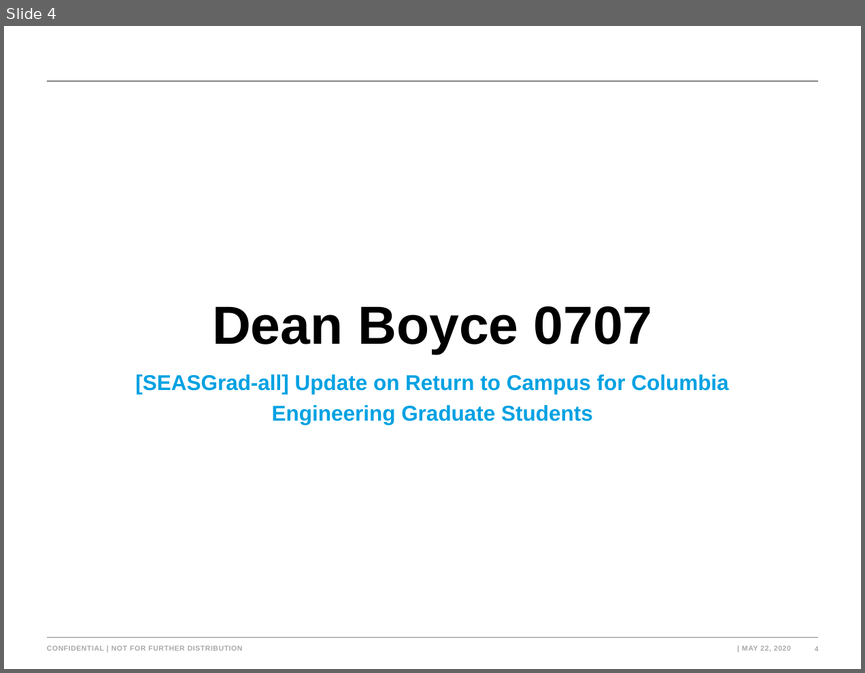
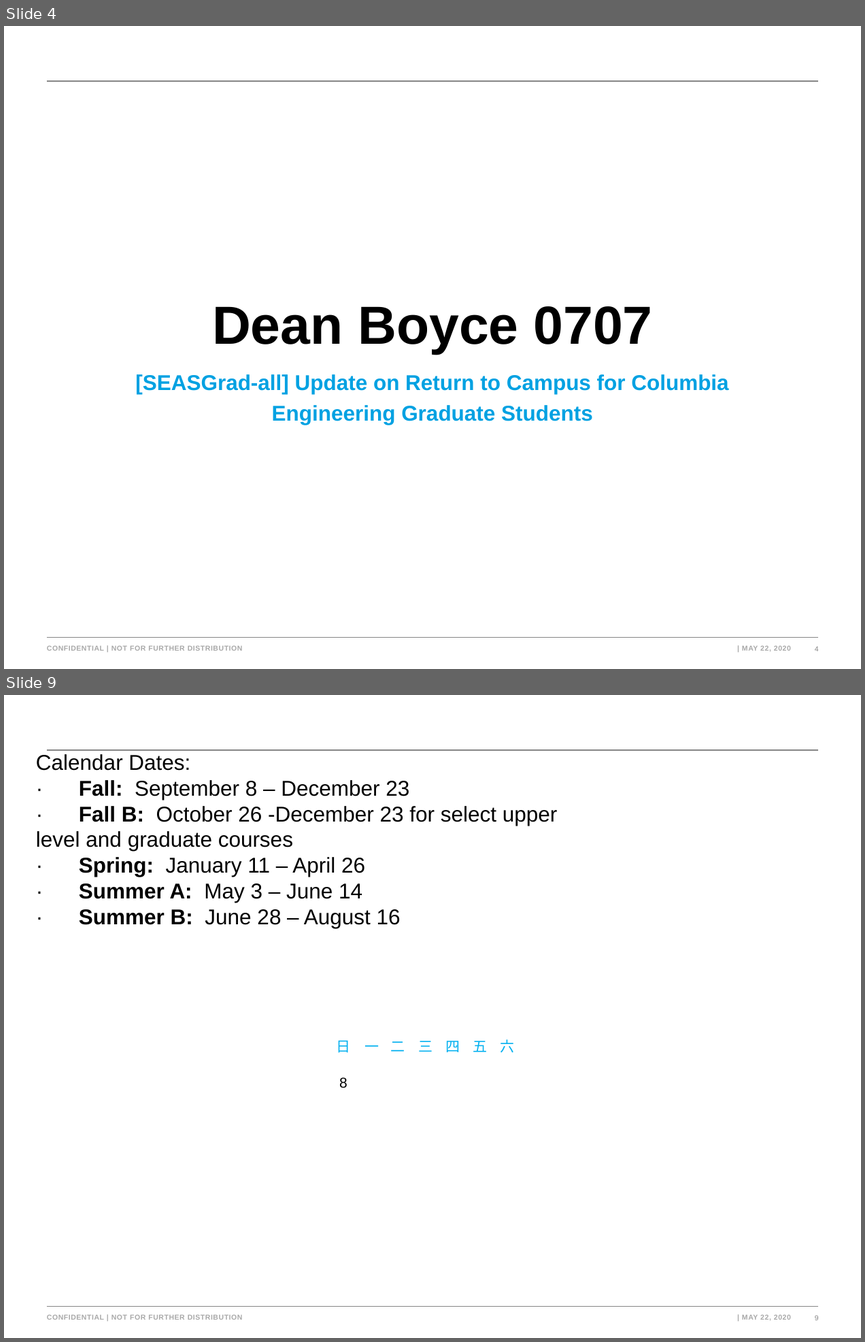
Before and after one commit to type-null/earthInsights, a slide deck: logCenter/mails.pptx. Shown one above the other, each under a label of ours: slide 4 before the commit, slides 4 and 9 after it; the slides between them are not shown. The pictures are 865x673 and 865x1342 pixels, drawn with LibreOffice and Linux fonts; fonts in the diff are those of the drawing; background and template pictures are left out. Boxes give left, top, right and bottom in pixels: in the first picture for what was removed or moved away, otherwise in the second. Text is boxed around its words. In the diff, an @@ line names an element or a change of style, - is before the commit and + after.

```diff
--- a/logCenter/mails.pptx
+++ b/logCenter/mails.pptx
@@ slide 9 added at box(4, 695, 861, 1338), background #FFFFFF; not listed: 5 template elements that a slide beside it also shows @@
@@ text added at box(36, 754, 558, 928), 18 pt, text #000000 @@
+Calendar Dates:
+· Fall: September 8 – December 23
+· Fall B: October 26 -December 23 for select upper level and graduate courses
+· Spring: January 11 – April 26
+· Summer A: May 3 – June 14
+· Summer B: June 28 – August 16
@@ text added at box(337, 1040, 351, 1053), 12 pt, text #00B0F0 @@
+日
@@ text added at box(391, 1041, 405, 1051), 12 pt, text #00B0F0 @@
+二
@@ text added at box(418, 1040, 432, 1051), 12 pt, text #00B0F0 @@
+三
@@ text added at box(445, 1040, 460, 1052), 12 pt, text #00B0F0 @@
+四
@@ text added at box(473, 1040, 487, 1052), 12 pt, text #00B0F0 @@
+五
@@ text added at box(500, 1039, 514, 1053), 12 pt, text #00B0F0 @@
+六
@@ text added at box(365, 1045, 379, 1047), 12 pt, text #00B0F0 @@
+一
@@ text added at box(339, 1077, 347, 1088), 12 pt, text #000000 @@
+8
```
Also in this commit, not shown: 1 slide changed, 3 other slides added.
